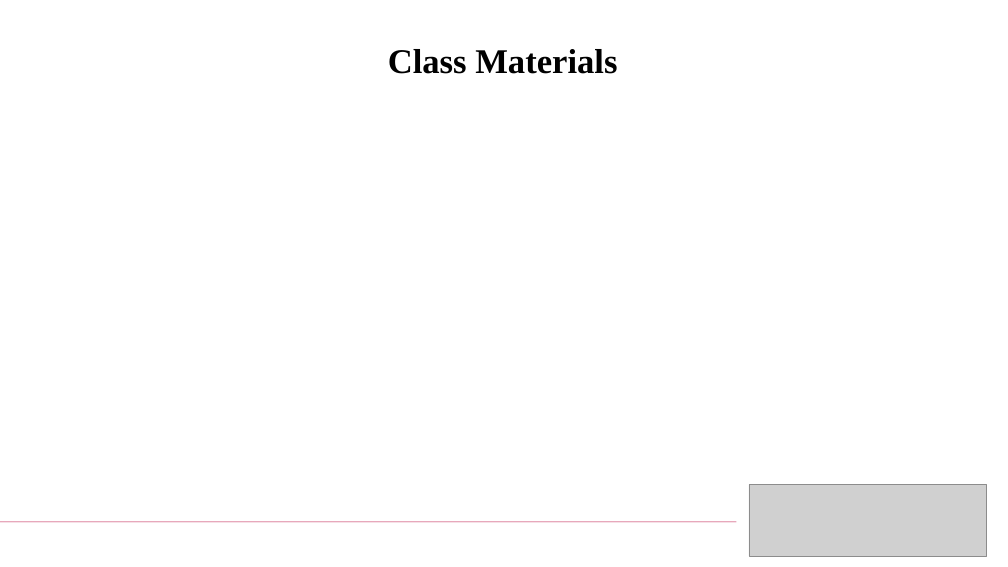
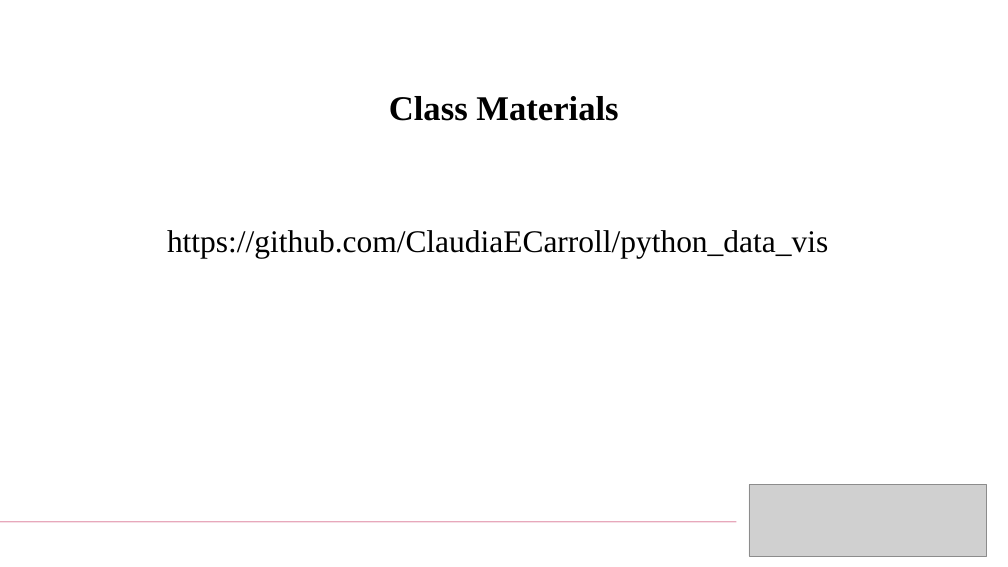
Before and after one commit to ClaudiaECarroll/python_data_vis, a slide deck: slide 10 of 1_basic_graphs_pandas/python_data_vis_1.pptx. Drawn at 1008x567 pixels with LibreOffice and Linux fonts; fonts in the diff are those of the drawing; grey boxes stand for pictures. Boxes give left, top, right and bottom in pixels: in the first picture for what was removed or moved away, otherwise in the second. Text is boxed around its words. In the diff, an @@ line names an element or a change of style, - is before the commit and + after.

Commit message:
updating messy data materials

```diff
--- a/1_basic_graphs_pandas/python_data_vis_1.pptx
+++ b/1_basic_graphs_pandas/python_data_vis_1.pptx
@@ text "Class Materials": place and size @@
-text "Class Materials" at box(388, 49, 617, 74)
+text "Class Materials" at box(389, 96, 618, 121)
@@ text added at box(167, 230, 828, 259), 40 pt, text #000000 @@
+https://github.com/ClaudiaECarroll/python_data_vis
```
Also in this commit, not shown: 5 other files.
